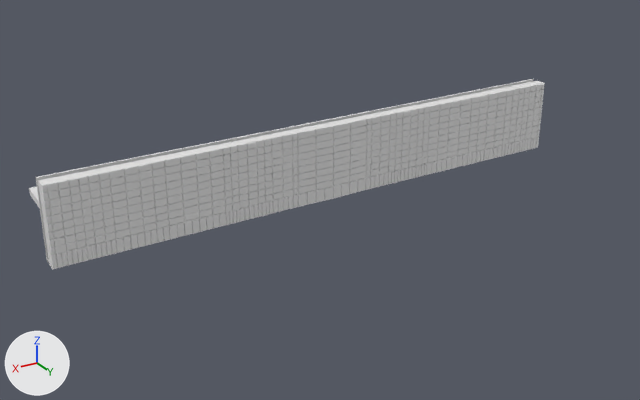
The Blender file sump_cap_side_wall.blend, before and after one commit.
Before and after are seen from a 50 mm lens placed at (20.23, 15.8, -6.09), pointed at (14.52, 6.28, -10.85). Arrows for +X, +Y and +Z are at lower left; the lights stay in place.

The first picture shows 'Wall inner', 'Wall outer'.
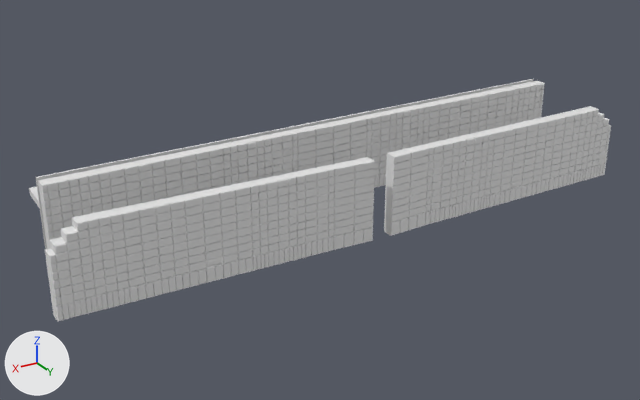
Where the change shows, as pixel boxes (x1, y1, x2, y2) in the pictures (640 x 400 px):
'Wall outer end 2', added
    after: (45, 157, 375, 321)
'Wall outer end 1', added
    after: (384, 106, 611, 236)

The change, as a list of edits to the scene's bpy script:
```text
Add me_circle_002:
    me_circle_002.from_pydata(...)  # 1504 vertices, 1443 faces; spans x -0.63..0.65, y -1.12..1.14, z -2.1..2.14
Add me_circle_001:
    me_circle_001.from_pydata(...)  # 1504 vertices, 1443 faces; spans x -0.65..0.63, y -1.12..1.14, z -2.1..2.14
Add ob_wall_outer_end_2:
    ob_wall_outer_end_2 = bpy.data.objects.new('Wall outer end 2', me_circle_002)
    ob_wall_outer_end_2.location = (16.43, 7.28, -10.49)
    ob_wall_outer_end_2.rotation_euler = (0.468, -1.571, 0.0)  # degrees (27, -90, 0)
    ob_wall_outer_end_2.scale = (0.849, 0.902, 0.849)
Add ob_wall_outer_end_1:
    ob_wall_outer_end_1 = bpy.data.objects.new('Wall outer end 1', me_circle_001)
    ob_wall_outer_end_1.location = (12.11, 7.28, -10.49)
    ob_wall_outer_end_1.rotation_euler = (0.468, 1.571, 0.0)  # degrees (27, 90, 0)
    ob_wall_outer_end_1.scale = (0.849, 0.902, 0.849)
```
